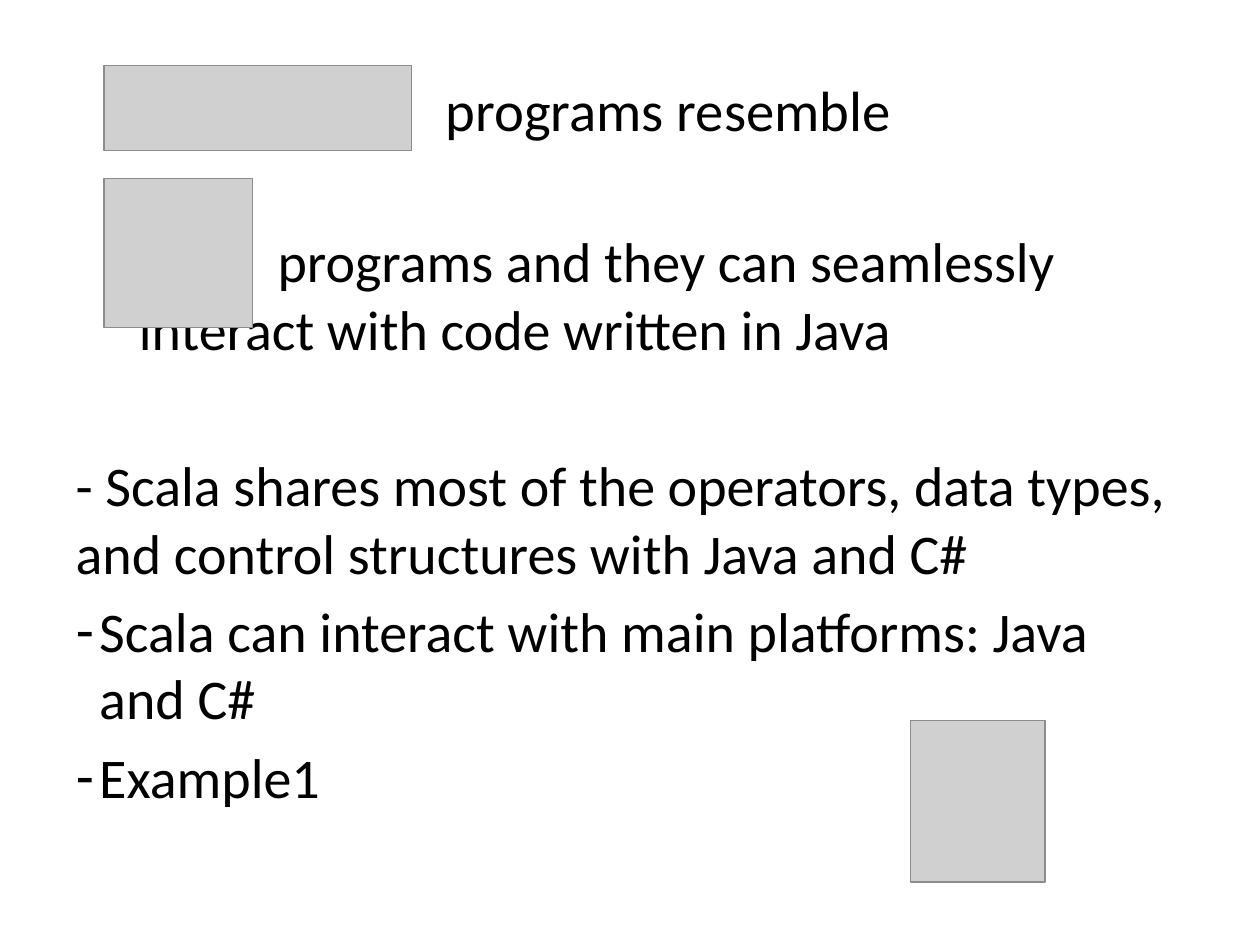
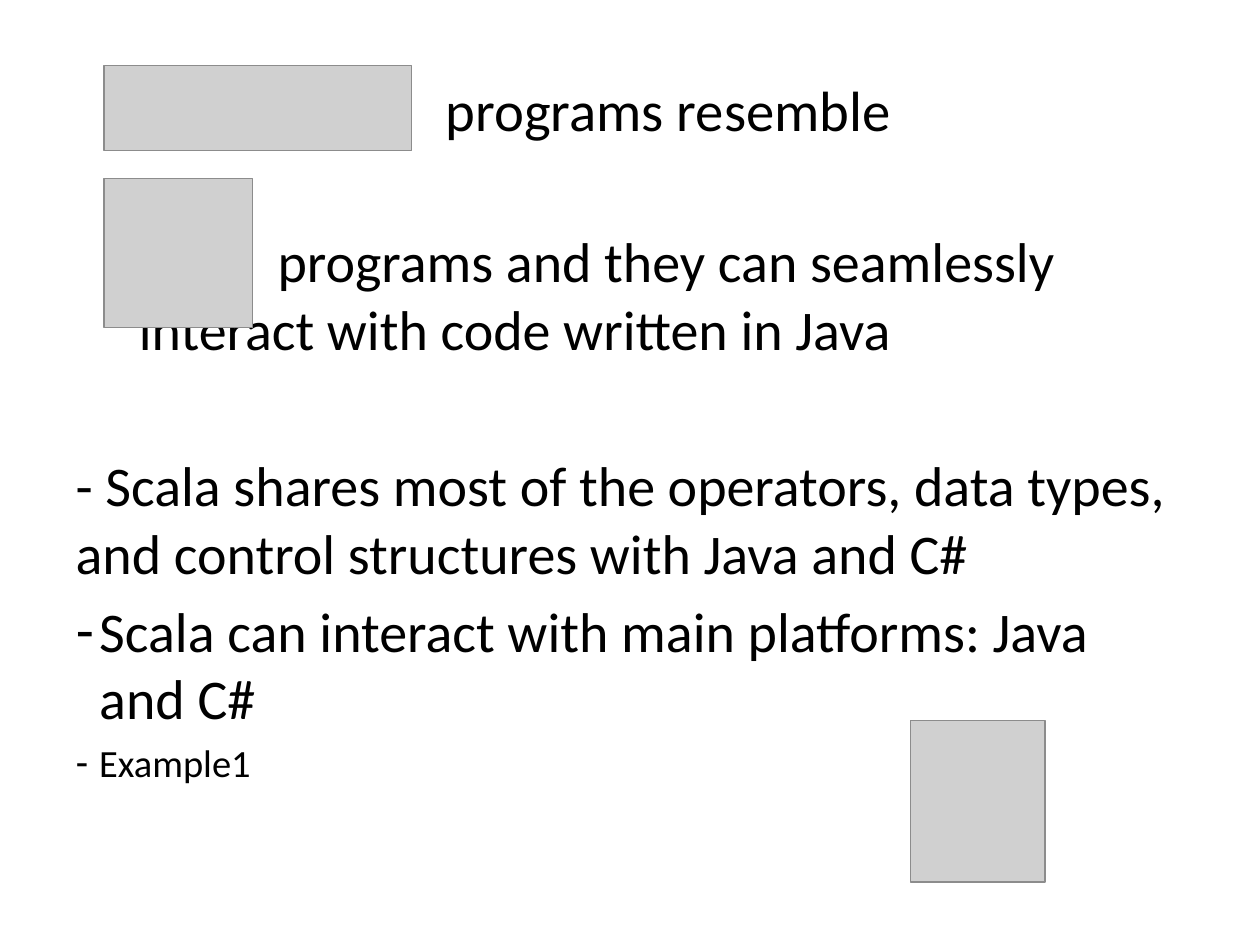
Before and after one commit to martadoberschuetz/scala, a slide deck: slide 3 of project presentation final.pptx (slide 4 before the commit). Drawn at 1260x945 pixels with LibreOffice and Linux fonts; fonts in the diff are those of the drawing; grey boxes stand for pictures. Boxes give left, top, right and bottom in pixels: in the first picture for what was removed or moved away, otherwise in the second. Text is boxed around its words. In the diff, an @@ line names an element or a change of style, - is before the commit and + after.

```diff
--- a/project presentation final.pptx
+++ b/project presentation final.pptx
@@ text at (99, 750, 250, 784): size 32 to 22 pt in "Example1"; less space between paragraphs @@
```
Also in this commit, not shown: 6 other slides changed, 2 slides removed.
